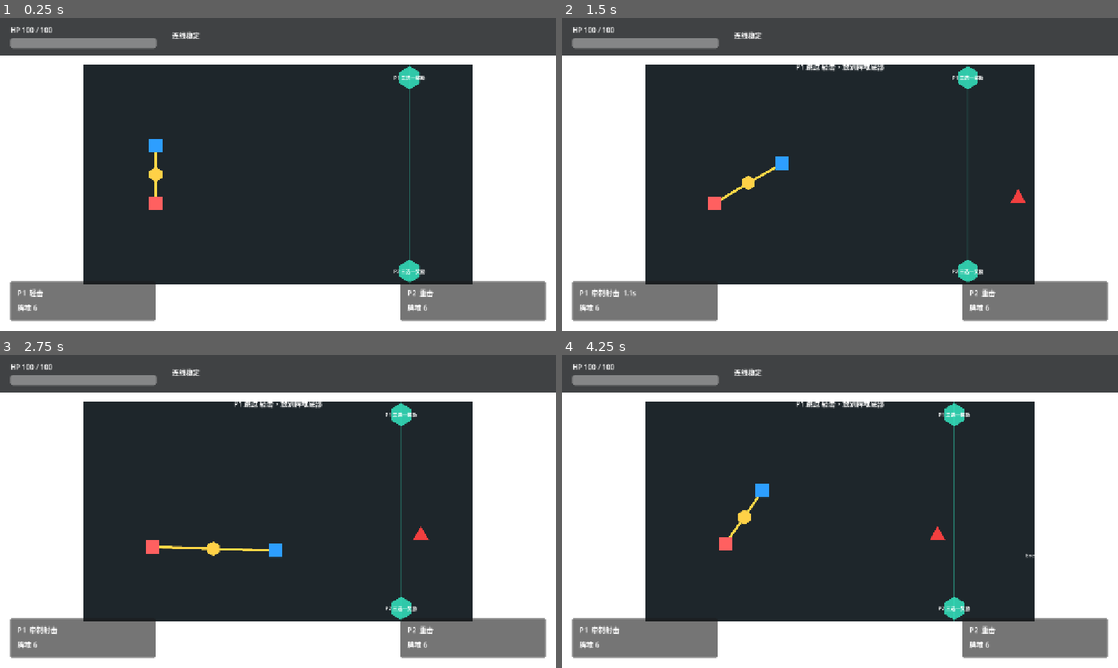
Above: before the commit, frames 1-4 (two rows, left to right).
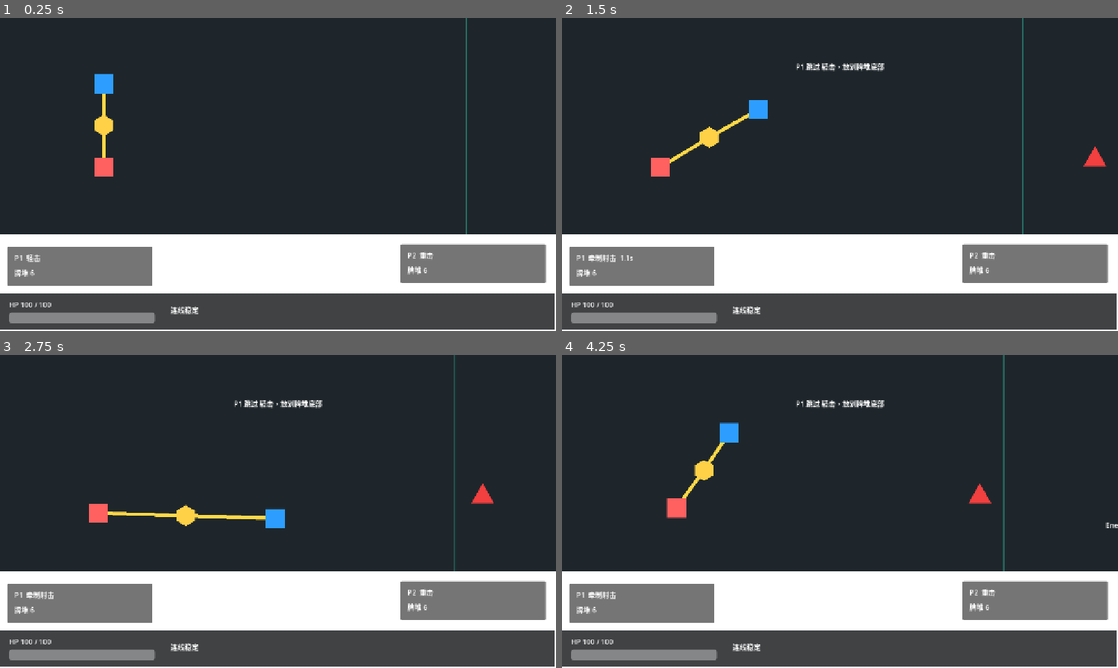
Above: after the commit, the same moments.

Repository: Jiufoduck/2026CGJ
Game: Godot game, scene res://scenes/main/MainScene.tscn
Two runs of this game, one before a commit and one after it. Both use one fixed random seed, a clock stepped at 60 frames per second and the inputs below.
Inputs:
- Up to frame 1 (0.25 s): no input
- Up to frame 2 (1.5 s): tap Enter at 0.5 s; hold D (p1_move_right) 0.53-1.28 s; tap E (p1_pass_card) at 0.6 s; hold S (p1_move_down) from 1.28 s (still down); tap Q (p1_play_card) at 1.35 s
- Up to frame 3 (2.75 s): release S (p1_move_down) at 2.03 s; hold D (p1_move_right) from 2.03 s (still down); tap Down (p2_move_down) at 2.1 s
- Up to frame 4 (4.25 s): release D (p1_move_right) at 2.78 s; hold W (p1_move_up) 2.78-3.53 s; tap Left (p2_move_left) at 2.85 s; hold A (p1_move_left) from 3.53 s (still down); tap Right (p2_move_right) at 3.6 s

The runs differ from the first frame. In frame 1, 59% of the frame differs, in the area x 0-100%, y 0-100%; in frame 2, 59%; in frame 3, 60%; in frame 4, 60%.

Commit message:
HUD change

Diff:
--- a/scenes/ui/HUD.tscn
+++ b/scenes/ui/HUD.tscn
@@ -29,23 +29,22 @@
 anchor_top = 0.5
 anchor_right = 0.5
 anchor_bottom = 0.5
-offset_left = -640.0
-offset_top = -360.0
-offset_right = 640.0
-offset_bottom = 360.0
-grow_horizontal = 2
-grow_vertical = 2
-scale = Vector2(0.7, 0.7)
+offset_left = -639.0
+offset_top = -363.0
+offset_right = 641.0
+offset_bottom = 357.0
+grow_horizontal = 2
+grow_vertical = 2
 pivot_offset = Vector2(640, 360)
 size_flags_horizontal = 4
 size_flags_vertical = 4
 
 [node name="SubViewport" type="SubViewport" parent="Root/SubViewportContainer" unique_id=946135605]
 handle_input_locally = false
-size = Vector2i(1280, 720)
+size = Vector2i(1280, 500)
 render_target_update_mode = 4
 
-[node name="ViewportCamera2D" type="Camera2D" parent="Root/SubViewportContainer/SubViewport"]
+[node name="ViewportCamera2D" type="Camera2D" parent="Root/SubViewportContainer/SubViewport" unique_id=1735719520]
 position = Vector2(640, 0)
 limit_left = 0
 limit_top = -450
@@ -56,7 +55,10 @@
 layout_mode = 1
 anchors_preset = -1
 anchor_right = 1.0
-offset_bottom = 86.0
+offset_left = -3.0
+offset_top = 632.0
+offset_right = -3.0
+offset_bottom = 718.0
 color = Color(0.04, 0.05, 0.06, 0.78)
 
 [node name="HealthLabel" type="Label" parent="Root/TopStrip" unique_id=190315560]
@@ -87,10 +89,10 @@
 [node name="PlayerOnePanel" type="Panel" parent="Root" unique_id=1472266852]
 layout_mode = 1
 anchors_preset = -1
-offset_left = 24.0
-offset_top = 606.0
-offset_right = 358.0
-offset_bottom = 696.0
+offset_left = 17.0
+offset_top = 526.0
+offset_right = 351.0
+offset_bottom = 616.0
 
 [node name="CardLabel" type="Label" parent="Root/PlayerOnePanel" unique_id=1508434162]
 layout_mode = 1
@@ -114,9 +116,9 @@
 anchor_left = 1.0
 anchor_right = 1.0
 offset_left = -358.0
-offset_top = 606.0
+offset_top = 520.0
 offset_right = -24.0
-offset_bottom = 696.0
+offset_bottom = 610.0
 
 [node name="CardLabel" type="Label" parent="Root/PlayerTwoPanel" unique_id=621861783]
 layout_mode = 1
